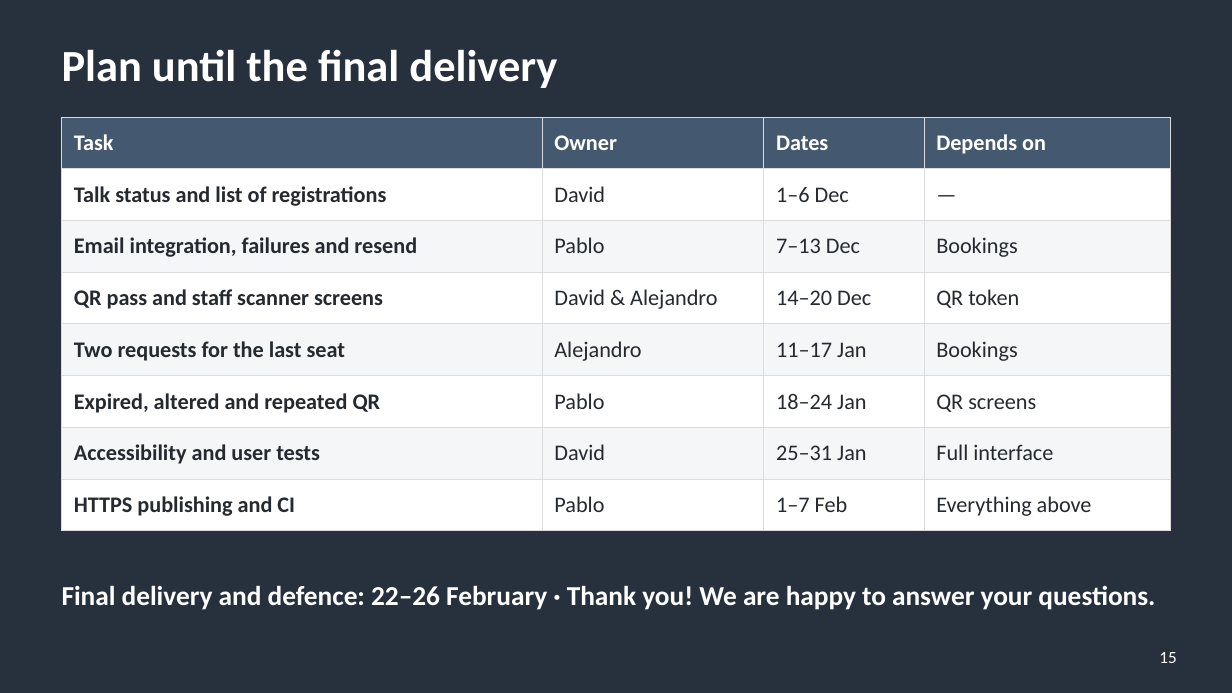
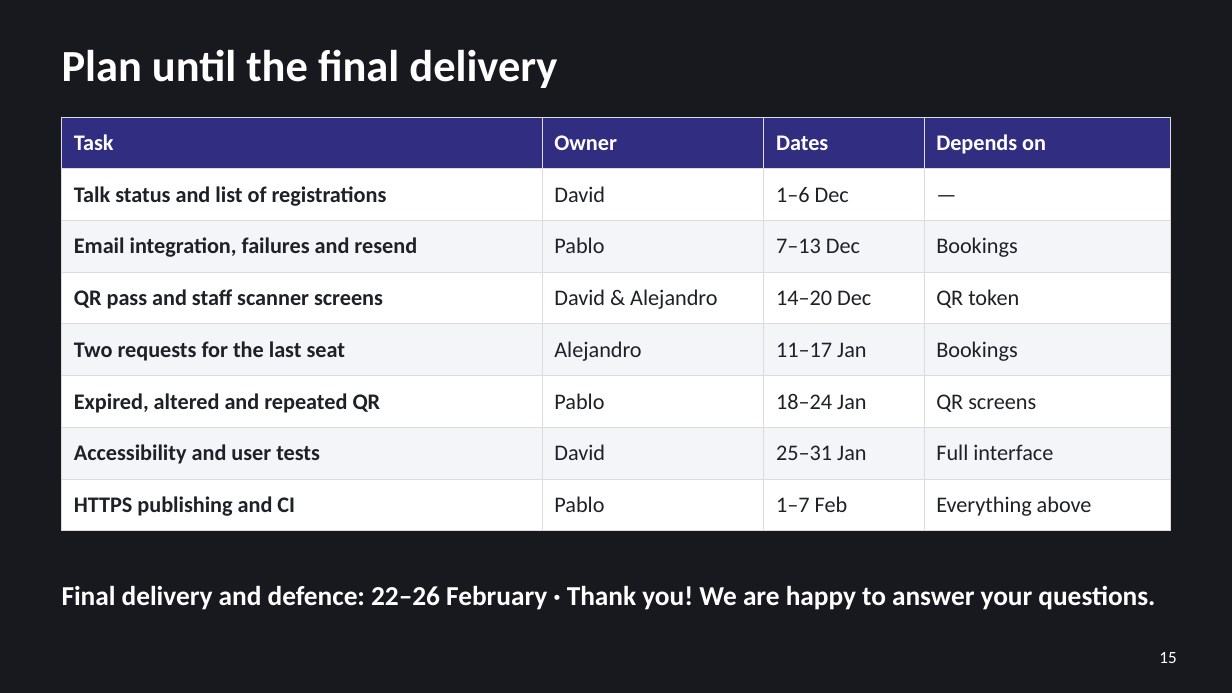
Before and after one commit to pablopedron/SABITECH, a slide deck: slide 15 of documents/Presentacion/07_2_DAW_Intermodular_1Evaluacion_SABITECH_WEB_Presentacion.pptx. Drawn at 1232x693 pixels with LibreOffice and Linux fonts; fonts in the diff are those of the drawing; background and template pictures are left out. Boxes give left, top, right and bottom in pixels: in the first picture for what was removed or moved away, otherwise in the second. Text is boxed around its words. In the diff, an @@ line names an element or a change of style, - is before the commit and + after.

```diff
--- a/documents/Presentacion/07_2_DAW_Intermodular_1Evaluacion_SABITECH_WEB_Presentacion.pptx
+++ b/documents/Presentacion/07_2_DAW_Intermodular_1Evaluacion_SABITECH_WEB_Presentacion.pptx
@@ background #27313D to #17191F @@
@@ table at (62, 117, 1170, 520) @@
@@ fill #44596F to #312E81 in row 1 @@
@@ fill #F4F6F8 to #F4F5F8 in 12 cells @@
@@ text colour #252A31 to #1E2128 @@
```
Also in this commit, not shown: 14 other slides changed.
